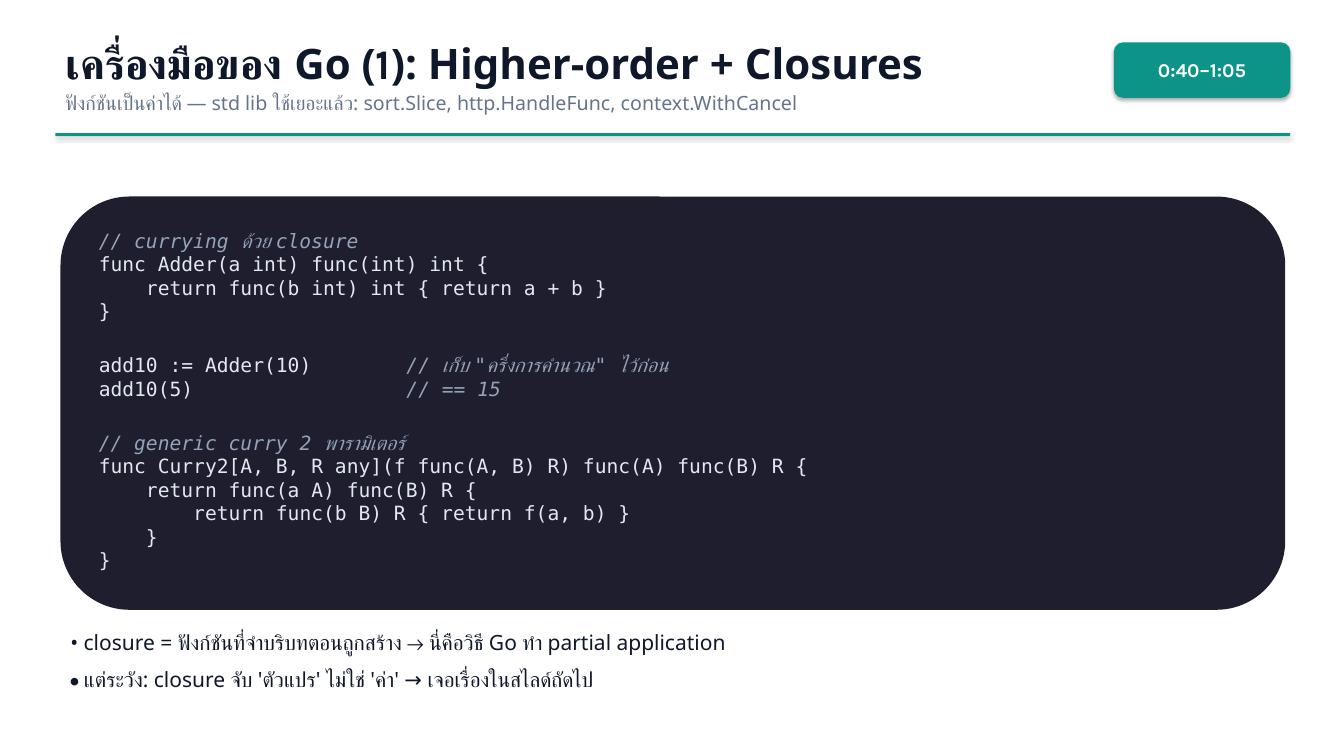
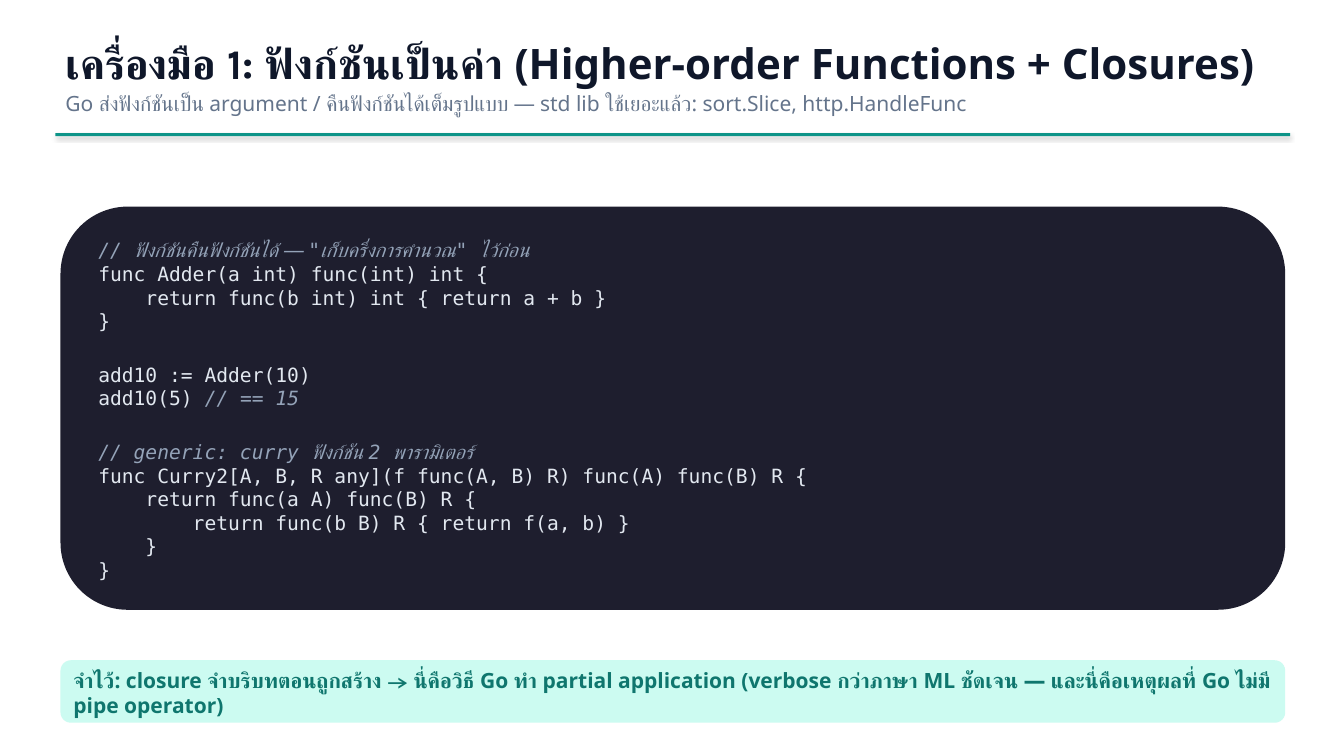
Before and after one commit to iporsut/go-fp, a slide deck: slide 8 of slides/fp-in-go-workshop.pptx (slide 6 before the commit). Drawn at 1344x756 pixels with LibreOffice and Linux fonts; fonts in the diff are those of the drawing. Boxes give left, top, right and bottom in pixels: in the first picture for what was removed or moved away, otherwise in the second. Text is boxed around its words. In the diff, an @@ line names an element or a change of style, - is before the commit and + after.

```diff
--- a/slides/fp-in-go-workshop.pptx
+++ b/slides/fp-in-go-workshop.pptx
@@ text at box(65, 46, 1254, 118): text changed; size 14 to 15 pt @@
-เครื่องมือของ Go (1): Higher-order + Closures
-ฟังก์ชันเป็นค่าได้ — std lib ใช้เยอะแล้ว: sort.Slice, http.HandleFunc, context.WithCancel
+เครื่องมือ 1: ฟังก์ชันเป็นค่า (Higher-order Functions + Closures)
+Go ส่งฟังก์ชันเป็น argument / คืนฟังก์ชันได้เต็มรูปแบบ — std lib ใช้เยอะแล้ว: sort.Slice, http.HandleFunc
@@ rounded rectangle removed at box(1114, 42, 1291, 98) @@
-0:40–1:05
@@ rounded rectangle "// ฟังก์ชันคืนฟังก์ชันได้ — "เก็บครึ่งการคำนวณ" ไว้ก่อน": place and size @@
-rounded rectangle "// ฟังก์ชันคืนฟังก์ชันได้ — "เก็บครึ่งการคำนวณ" ไว้ก่อน" at box(60, 197, 1286, 610)
+rounded rectangle "// ฟังก์ชันคืนฟังก์ชันได้ — "เก็บครึ่งการคำนวณ" ไว้ก่อน" at box(60, 207, 1286, 610)
@@ text in rounded rectangle at box(134, 241, 529, 257): text changed @@
-// currying ด้วย closure
+// ฟังก์ชันคืนฟังก์ชันได้ — "เก็บครึ่งการคำนวณ" ไว้ก่อน
@@ text in rounded rectangle at box(98, 367, 311, 385): text changed; text colour #94A3B8 to #E2E8F0; italic off @@
-add10 := Adder(10) // เก็บ "ครึ่งการคำนวณ" ไว้ก่อน
+add10 := Adder(10)
@@ text in rounded rectangle at box(134, 443, 472, 463): text changed @@
-// generic curry 2 พารามิเตอร์
+// generic: curry ฟังก์ชัน 2 พารามิเตอร์
@@ text removed at box(84, 634, 726, 688) @@
-• closure = ฟังก์ชันที่จำบริบทตอนถูกสร้าง → นี่คือวิธี Go ทำ partial application
-• แต่ระวัง: closure จับ 'ตัวแปร' ไม่ใช่ 'ค่า' → เจอเรื่องในสไลด์ถัดไป
@@ rounded rectangle added at box(60, 660, 1286, 723), fill #CCFBF1, 15 pt, text #0F766E, bold @@
+จำไว้: closure จำบริบทตอนถูกสร้าง → นี่คือวิธี Go ทำ partial application (verbose กว่าภาษา ML ชัดเจน — และนี่คือเหตุผลที่ Go ไม่มี pipe operator)
```
Also in this commit, not shown: 8 other slides changed, 8 slides added, 5 slides removed, 19 other files.
